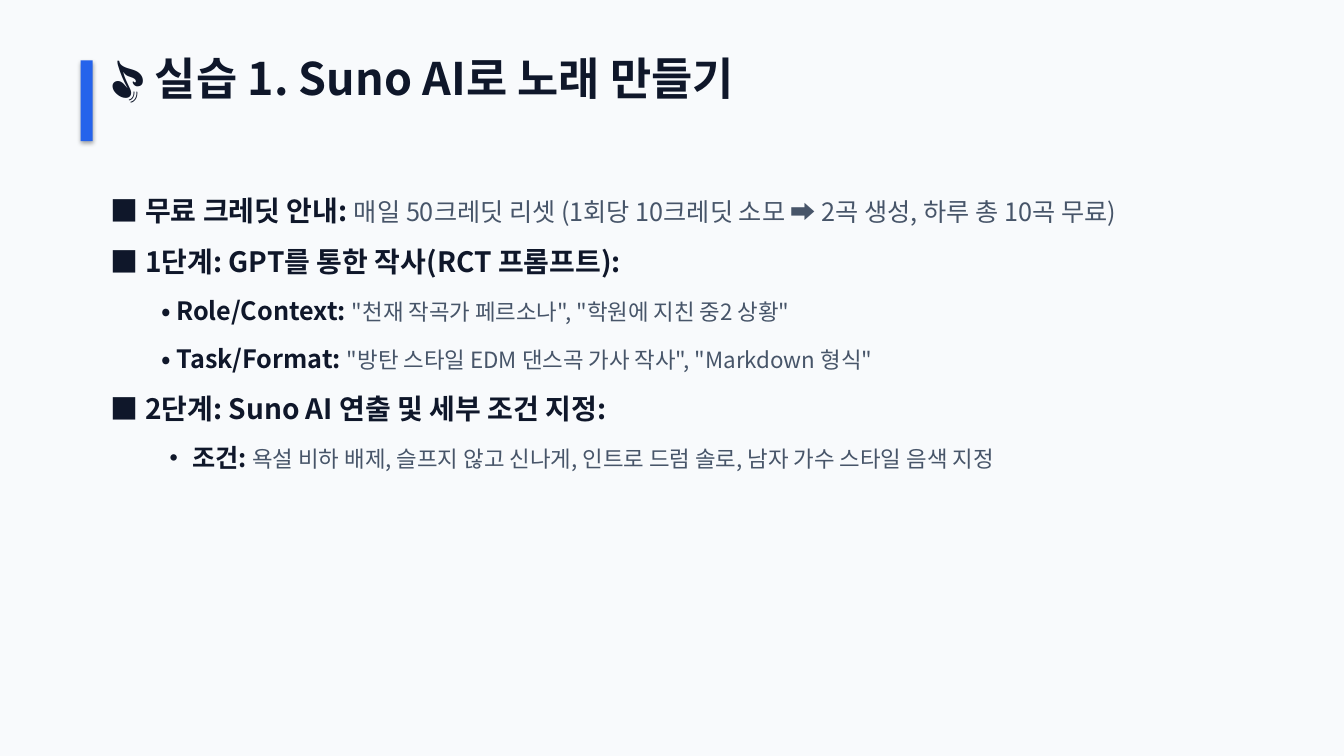
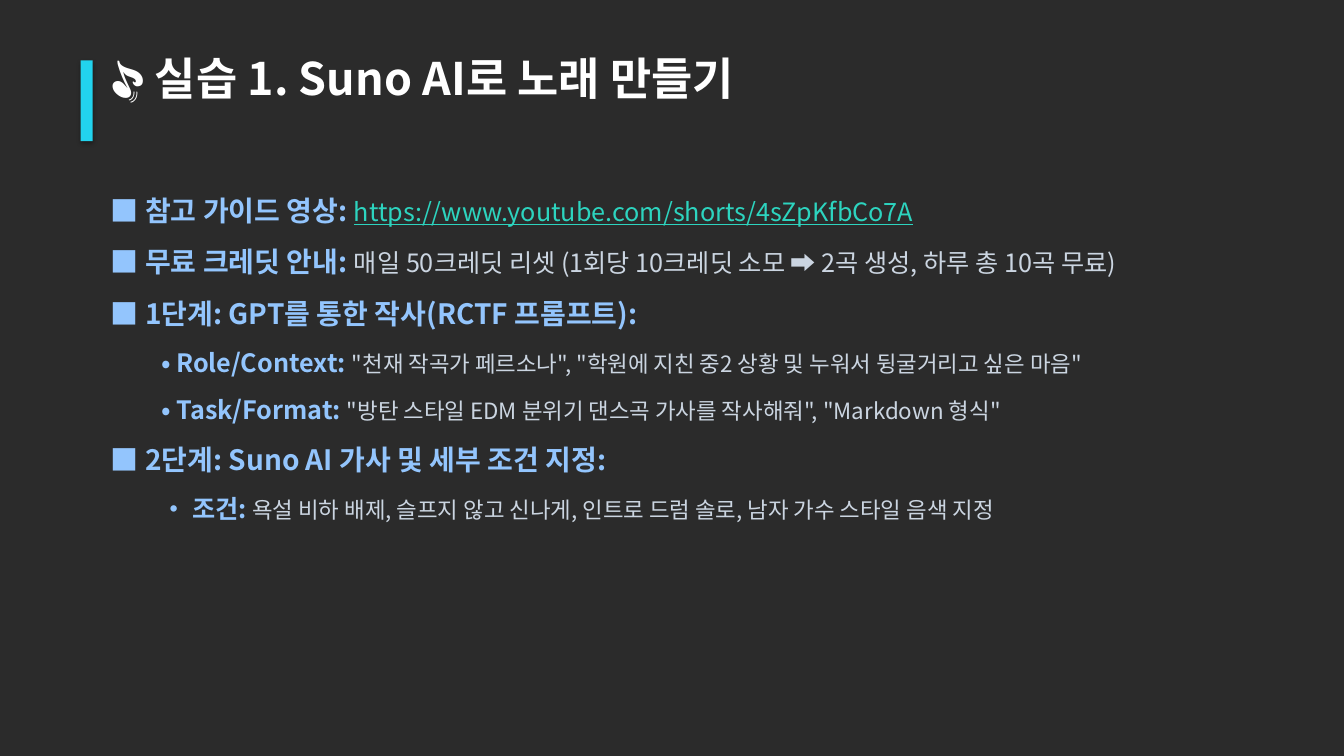
Before and after one commit to dreefinkjk/sky_ai_course, a slide deck: slide 11 of AI_companion_lecture.pptx (slide 10 before the commit). Drawn at 1344x756 pixels with LibreOffice and Linux fonts; fonts in the diff are those of the drawing; background and template pictures are left out; a plain dark background stands for a picture behind light text. Boxes give left, top, right and bottom in pixels: in the first picture for what was removed or moved away, otherwise in the second. Text is boxed around its words. In the diff, an @@ line names an element or a change of style, - is before the commit and + after.

```diff
--- a/AI_companion_lecture.pptx
+++ b/AI_companion_lecture.pptx
@@ background #F8FAFC to picture (left out) @@
@@ text "🎵 실습 1. Suno AI로 ..." at (x1=155, y1=57, x2=734, y2=99): text colour #0F172A to #FFFFFF @@
@@ rectangle at (x1=81, y1=60, x2=93, y2=141): fill #2563EB to #22D3EE @@
@@ text at (x1=145, y1=197, x2=913, y2=227): paragraph added @@
+■ 참고 가이드 영상: https://www.youtube.com/shorts/4sZpKfbCo7A
@@ text at (x1=145, y1=248, x2=1116, y2=522): text colour #0F172A to #93C5FD in "■ 무료 크레딧 안내:", "• 조건:"; text colour #475569 to #CBD5E1 in "매일 50크레딧 리셋 (1회당 10크레딧 소모 ➡️ ...", "욕설 비하 배제, 슬프지 않고 신나게, 인트로 ..." @@
@@ text at (x1=145, y1=300, x2=1082, y2=473): text changed; text colour #0F172A to #93C5FD @@
-■ 1단계: GPT를 통한 작사(RCT 프롬프트):
-  • Role/Context: "천재 작곡가 페르소나", "학원에 지친 중2 상황"
-  • Task/Format: "방탄 스타일 EDM 댄스곡 가사 작사", "Markdown 형식"
-■ 2단계: Suno AI 연출 및 세부 조건 지정:
+■ 1단계: GPT를 통한 작사(RCTF 프롬프트):
+  • Role/Context: "천재 작곡가 페르소나", "학원에 지친 중2 상황 및 누워서 뒹굴거리고 싶은 마음"
+  • Task/Format: "방탄 스타일 EDM 분위기 댄스곡 가사를 작사해줘", "Markdown 형식"
+■ 2단계: Suno AI 가사 및 세부 조건 지정:
```
Also in this commit, not shown: 12 other slides changed, 2 slides added, 1 other file.
